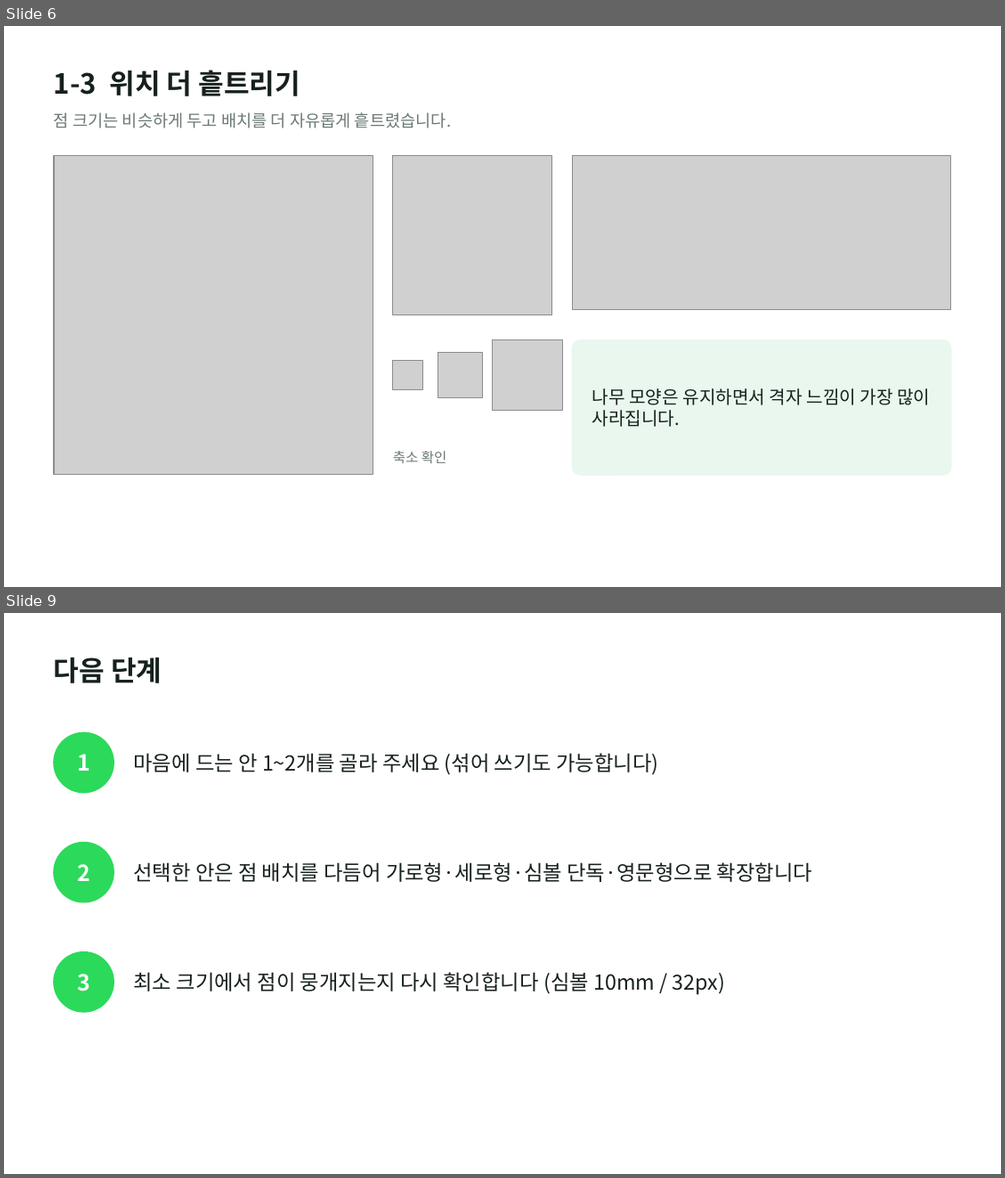
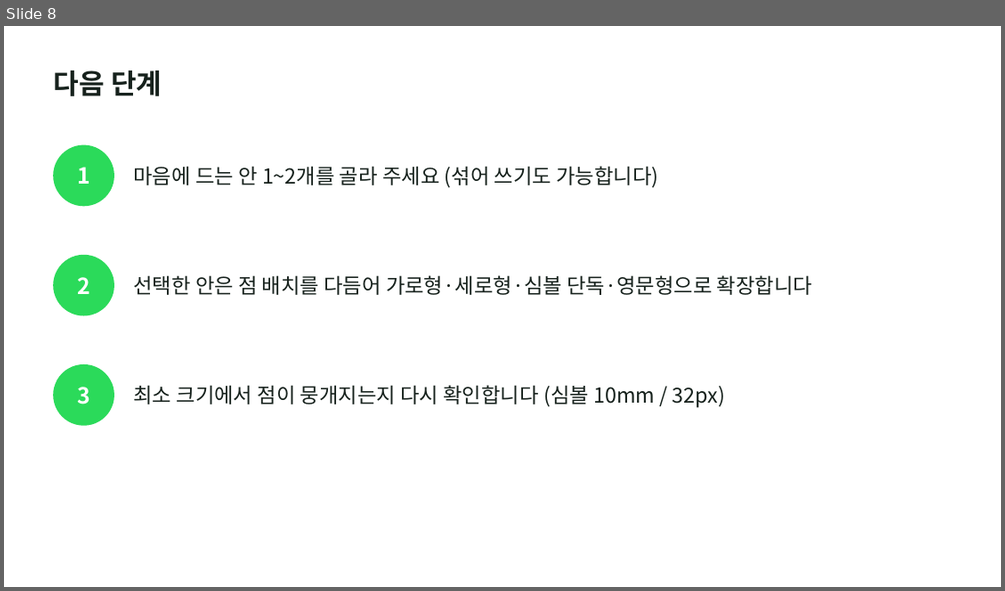
Before and after one commit to otterlee0208/otterlee, a slide deck: bi/zambia-variations-v3/plant-zambia-bi-variations-v3.pptx. Shown one above the other, each under a label of ours: slides 6 and 9 before the commit, slide 8 after it; the slides between them are not shown. The pictures are 1005x1178 and 1005x591 pixels, drawn with LibreOffice and Linux fonts; fonts in the diff are those of the drawing; grey boxes stand for pictures. Boxes give left, top, right and bottom in pixels: in the first picture for what was removed or moved away, otherwise in the second. Text is boxed around its words. In the diff, an @@ line names an element or a change of style, - is before the commit and + after.

```diff
--- a/bi/zambia-variations-v3/plant-zambia-bi-variations-v3.pptx
+++ b/bi/zambia-variations-v3/plant-zambia-bi-variations-v3.pptx
@@ slide 6 removed at (x1=4, y1=26, x2=1001, y2=587), background #FFFFFF @@
@@ text removed at (x1=54, y1=70, x2=300, y2=96) @@
-1-3 위치 더 흩트리기
@@ text removed at (x1=54, y1=112, x2=452, y2=128) @@
-점 크기는 비슷하게 두고 배치를 더 자유롭게 흩트렸습니다.
@@ picture removed at (x1=54, y1=156, x2=372, y2=475) @@
@@ picture removed at (x1=393, y1=156, x2=552, y2=315) @@
@@ picture removed at (x1=572, y1=156, x2=951, y2=309) @@
@@ picture removed at (x1=493, y1=340, x2=562, y2=410) @@
@@ rounded rectangle removed at (x1=572, y1=340, x2=951, y2=475) @@
@@ picture removed at (x1=393, y1=360, x2=422, y2=390) @@
@@ picture removed at (x1=437, y1=352, x2=483, y2=397) @@
@@ text removed at (x1=592, y1=388, x2=930, y2=426) @@
-나무 모양은 유지하면서 격자 느낌이 가장 많이 사라집니다.
@@ text removed at (x1=393, y1=451, x2=447, y2=463) @@
-축소 확인
@@ what was slide 9 is now slide 8 @@
```
Also in this commit, not shown: 5 slides changed, 2 slides added, 2 other slides removed, 50 other files.
